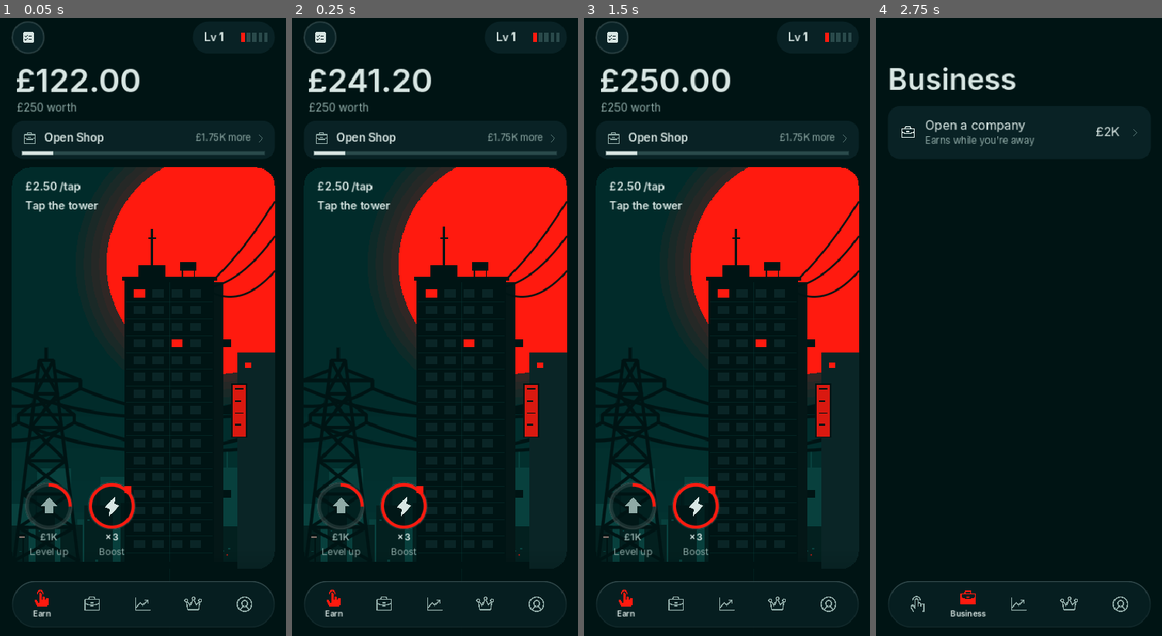
Above: before the commit, frames 1-4 (left to right).
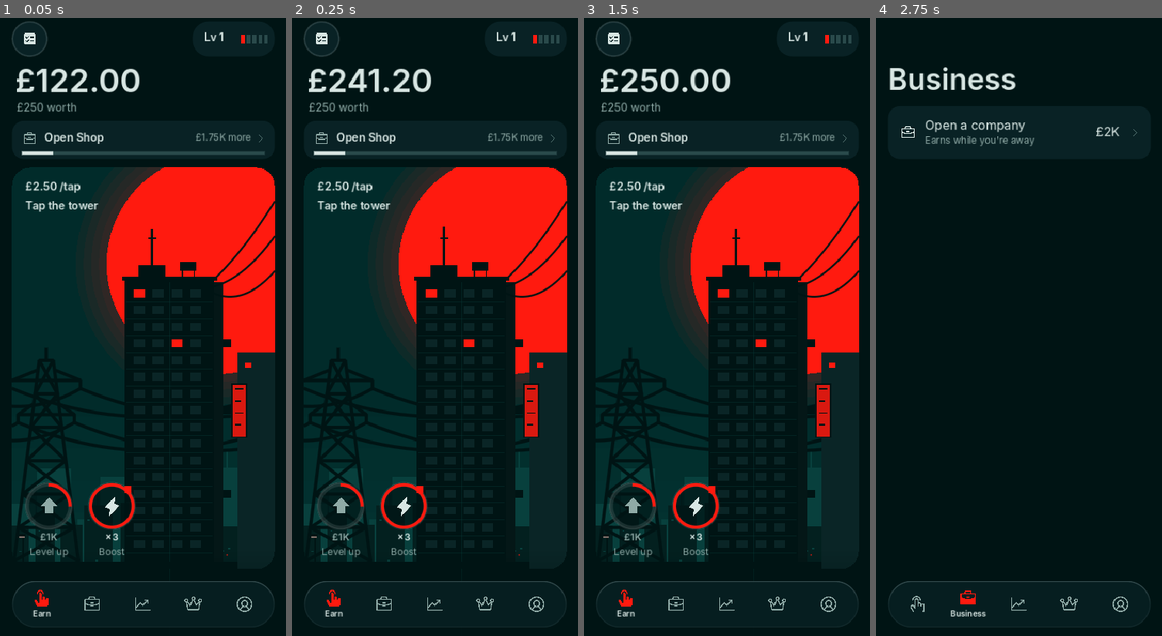
Above: after the commit, the same moments.

Repository: ytjustjosh17-cpu/MCG
Game: Godot game, scene res://scenes/main.tscn
Two runs of this game, one before a commit and one after it. Both use one fixed random seed, a clock stepped at 60 frames per second and the inputs below.
Inputs (mouse positions are in pixels of both pictures, inside the frame that each line leads up to):
- Up to frame 1 (0.05 s): no input
- Up to frame 2 (0.25 s): no input
- Up to frame 3 (1.5 s): click (612, 36) at 0.5 s; click "Tap 400 times" at 1.25 s
- Up to frame 4 (2.75 s): click "Open Shop" at 2 s

The runs differ from the first frame. In frame 1, 0.2% of the frame differs, in the area x 4-94%, y 0-7%; in frame 2, 0.2%; in frame 3, 0.2%; in frame 4, nothing differs.

Commit message:
Mobile tips from the web, and an old-backup coin fix
From Godot mobile guides (gd-agentic-skills mobile skills, Godot's April
2026 mobile update):
- Cap at 60 fps (a 120 Hz phone would draw at 120 for an idle game); 5 fps and a
  save when the app loses focus (shade, call, app on top).
- 48 px touch targets everywhere (Android's 48 dp); touch test now checks
  48. Segmented controls, drop-downs and the Earn corner buttons grew.

From the exploit check on 1.1.43:
- Old (v9) backup codes converted coins at the new coin's base price but
  restore then priced them live, so a risen coin paid out (up to x20).
  The conversion now uses today's live price. Test added.

Co-Authored-By: Claude Opus 5.5 <noreply@anthropic.com>
Claude-Session: https://claude.ai/code/session_01G43aEuqkjUy83khniNYyKE

Diff:
--- a/game/project.godot
+++ b/game/project.godot
@@ -3,6 +3,8 @@
 config_version=5
 
 [application]
+
+run/max_fps=60
 
 config/name="Sol"
 config/version="1.1.0"
--- a/game/scripts/earn_page.gd
+++ b/game/scripts/earn_page.gd
@@ -27,8 +27,8 @@
 func _ready() -> void:
 	set_anchors_and_offsets_preset(Control.PRESET_FULL_RECT)
 	mouse_filter = Control.MOUSE_FILTER_PASS
-	_tasks = IconButton.new("list", 44.0)
-	_tasks.custom_minimum_size = Vector2(44, 44)
+	_tasks = IconButton.new("list", 48.0)
+	_tasks.custom_minimum_size = Vector2(48, 48)
 	_tasks.fill = UI.PANEL
 	_tasks.pressed.connect(_show_tasks)
 	add_child(_tasks)
@@ -106,11 +106,11 @@
 	var w := size.x
 	var h := size.y
 	_tasks.position = Vector2(16, 4)
-	_tasks.size = Vector2(44, 44)
-	_pill.size = Vector2(112, 44)
+	_tasks.size = Vector2(48, 48)
+	_pill.size = Vector2(112, 48)
 	_pill.position = Vector2(w - 16 - 112, 4)
 	for i in 5:
-		_meter[i].position = Vector2(66 + i * 8, 16)
+		_meter[i].position = Vector2(66 + i * 8, 18)
 	_worth.position = Vector2(20, 58)
 	_rate.position = Vector2(22, 112)
 	_goal.position = Vector2(16, 140)
--- a/game/scripts/game_state.gd
+++ b/game/scripts/game_state.gd
@@ -1994,6 +1994,14 @@
 		NOTIFICATION_APPLICATION_PAUSED, NOTIFICATION_WM_CLOSE_REQUEST:
 			_paused_at = now()
 			save_game()
+		NOTIFICATION_APPLICATION_FOCUS_OUT:
+			# Notification shade, a call, another app on top: save, and draw
+			# only a few frames a second to spare the battery.
+			if sim_time < 0.0:
+				save_game()
+				Engine.max_fps = 5
+		NOTIFICATION_APPLICATION_FOCUS_IN:
+			Engine.max_fps = 60
 		NOTIFICATION_APPLICATION_RESUMED:
 			if _paused_at > 0.0:
 				apply_offline(now() - _paused_at)
@@ -2223,7 +2231,7 @@
 	var f := FileAccess.open(SAVE_TMP, FileAccess.WRITE)
 	if f == null:
 		return false
-	d = _migrate(d)   # old codes: convert coins at their own saved prices first
+	d = _migrate(d, prices)   # old codes: convert coins from their saved prices to today's
 	d["saved_at"] = now()  # no time passes on restore, so it can't re-roll the market
 	# Keep today's market and deal, so a restore can't rewind prices or re-roll a deal.
 	var live := to_dict()
@@ -2254,7 +2262,7 @@
 	return parsed if typeof(parsed) == TYPE_DICTIONARY else {}
 
 
-func _migrate(d: Dictionary) -> Dictionary:
+func _migrate(d: Dictionary, live_prices: Dictionary = {}) -> Dictionary:
 	## Upgrades older saves step by step so updates never lose progress.
 	var v := int(d.get("version", 1))
 	if v < 2:
@@ -2290,13 +2298,13 @@
 		d["mine_eff"] = d.get("mine_eff", {})
 		v = 9
 	if v < 10:
-		_migrate_v10(d)
+		_migrate_v10(d, live_prices)
 		v = 10
 	d["version"] = v
 	return d
 
 
-func _migrate_v10(d: Dictionary) -> void:
+func _migrate_v10(d: Dictionary, live_prices: Dictionary = {}) -> void:
 	## 1.1: made-up coins became real ones, and miners moved to one pool that
 	## mines one coin. Holdings keep their value in £ at the saved price.
 	var ren: Dictionary = Data.COIN_RENAME
@@ -2307,7 +2315,10 @@
 		var nsym: String = ren.get(old, old)
 		var nc := Data.coin(nsym)
 		var po := float(old_prices.get(old, 0.0))
-		var pn := float(nc[2]) if not nc.is_empty() else 0.0
+		# Convert at the price the coin will actually have: the live market on a
+		# restore (else an old code would gain whatever the coin has risen since),
+		# or the new coin's starting price on a plain load.
+		var pn := float(live_prices.get(nsym, nc[2] if not nc.is_empty() else 0.0))
 		var f := po / pn if po > 0.0 and pn > 0.0 else 0.0
 		var out := c.duplicate()
 		out["qty"] = float(c.get("qty", 0.0)) * f
--- a/game/scripts/segmented.gd
+++ b/game/scripts/segmented.gd
@@ -10,7 +10,7 @@
 
 func _init(labels: Array) -> void:
 	add_theme_stylebox_override("panel", UI.box(UI.PANEL, 10, 2, 2))
-	custom_minimum_size = Vector2(0, 48)
+	custom_minimum_size = Vector2(0, 52)
 	var h := HBoxContainer.new()
 	h.add_theme_constant_override("separation", 2)
 	add_child(h)
@@ -20,7 +20,7 @@
 		b.focus_mode = Control.FOCUS_NONE
 		b.size_flags_horizontal = Control.SIZE_EXPAND_FILL
 		b.add_theme_font_size_override("font_size", 14)
-		b.custom_minimum_size = Vector2(0, 44)
+		b.custom_minimum_size = Vector2(0, 48)
 		b.pressed.connect(func(): select(i, true))
 		h.add_child(b)
 		_buttons.append(b)
--- a/game/scripts/ui_kit.gd
+++ b/game/scripts/ui_kit.gd
@@ -525,6 +525,6 @@
 
 static func drop_pill(text: String) -> Button:
 	## The button that opens a drop-down: label plus a small down arrow.
-	var b := UI.pill(text + "  ▾", UI.PANEL, UI.TEXT, 15, 22)
-	b.custom_minimum_size = Vector2(0, 44)
+	var b := UI.pill(text + "  ▾", UI.PANEL, UI.TEXT, 15, 24)
+	b.custom_minimum_size = Vector2(0, 48)
 	return b
--- a/game/tests/scroll_test.gd
+++ b/game/tests/scroll_test.gd
@@ -257,7 +257,7 @@
 		main.pop()
 		await create_timer(0.5).timeout
 	_check_targets(main.back_btn, small)
-	_ok(small.is_empty(), "every button is at least 44 px (%d checked) %s" % [checked_n, ", ".join(small.slice(0, 8))])
+	_ok(small.is_empty(), "every button is at least 48 px (%d checked) %s" % [checked_n, ", ".join(small.slice(0, 8))])
 	_ok(checked_n > 40, "the size check saw the buttons")
 	print("Failures: ", fails)
 	quit(1 if fails > 0 else 0)
@@ -278,7 +278,7 @@
 		if not view.intersects(r):
 			continue
 		checked_n += 1
-		if r.size.x < 43.5 or r.size.y < 43.5:
+		if r.size.x < 47.5 or r.size.y < 47.5:
 			var lbl := ""
 			for l in bb.find_children("*", "Label", true, false):
 				lbl += (l as Label).text + " "
--- a/game/tests/smoke_test.gd
+++ b/game/tests/smoke_test.gd
@@ -618,6 +618,13 @@
 	game.sim_time += 24.0 * 3600.0
 	game.restore_code(mcode)
 	_check(absf(game.holding(game.coins, "SOL") - mq) <= mq * 0.001 + 1e-9, "restoring a backup mines nothing")
+	# An old (v9) backup code converts its coins at today's price, so waiting
+	# for a coin to rise and then restoring gains nothing.
+	var oldd := {"version": 9, "cash": 1.0, "coins": {"EMB": {"qty": 1000.0, "cost": 4.2}}, "prices": {"EMB": 0.0042}}
+	game.prices["SHIB"] = 0.000015 * 10.0
+	var conv: Dictionary = game._migrate(oldd.duplicate(true), game.prices)
+	var conv_val: float = float(conv["coins"]["SHIB"]["qty"]) * game.price("SHIB")
+	_check(absf(conv_val - 4.2) < 0.01, "old backup coins keep their value at today's price (%.3f)" % conv_val)
 	# Switching the coin keeps the earnings the same, and moves new coins to it.
 	var mv1: float = game.mining_value_per_hour()
 	_check(game.set_mine_target("ETH") and absf(game.mining_value_per_hour() - mv1) <= mv1 * 0.001 + 1e-9 and game.mine_per_hour("SOL") == 0.0 and game.mine_per_hour("ETH") > 0.0, "switching miners to another coin keeps the same earnings")
Not shown, changed: CHANGELOG.md
Not shown, changed: docs/DESIGN.md
